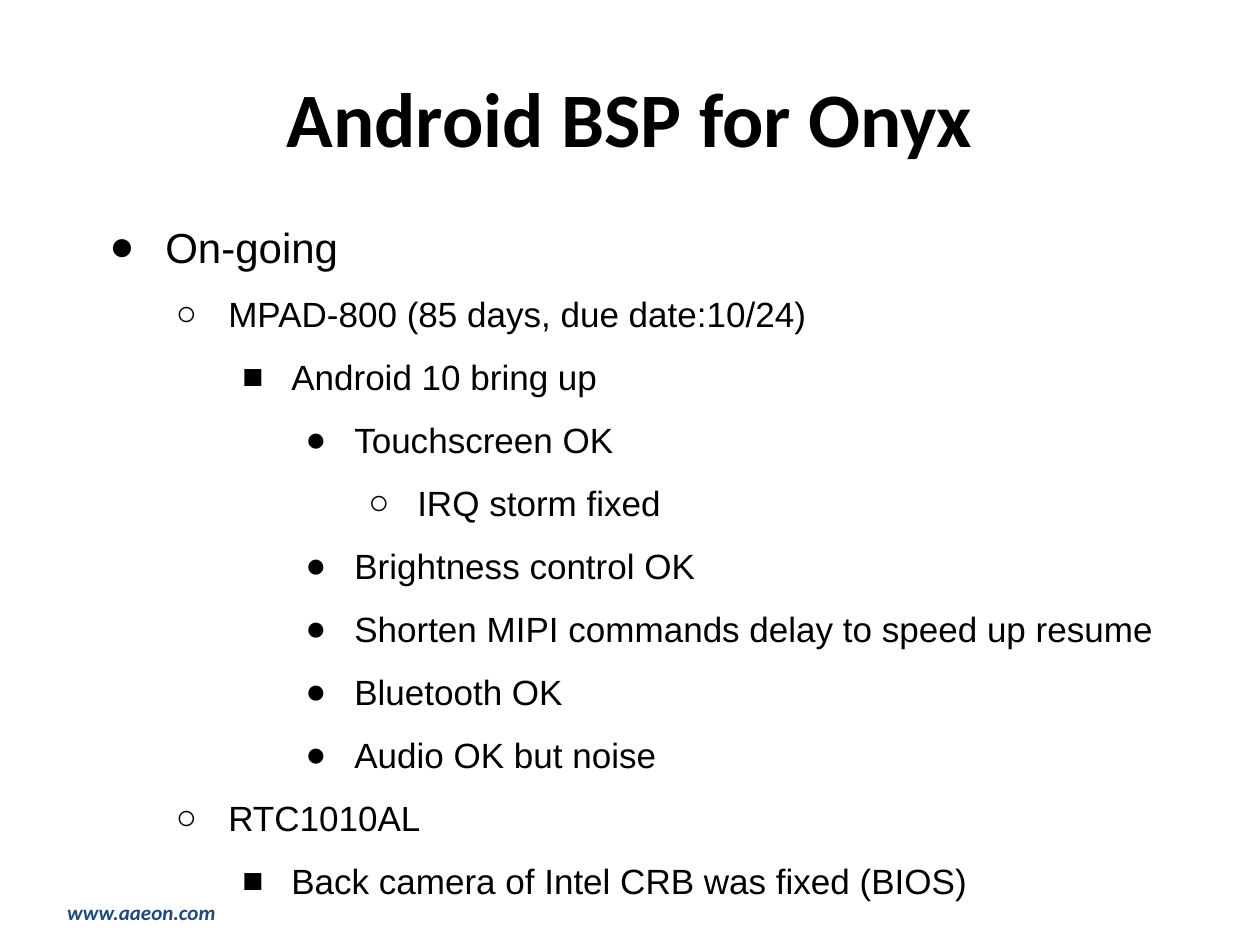
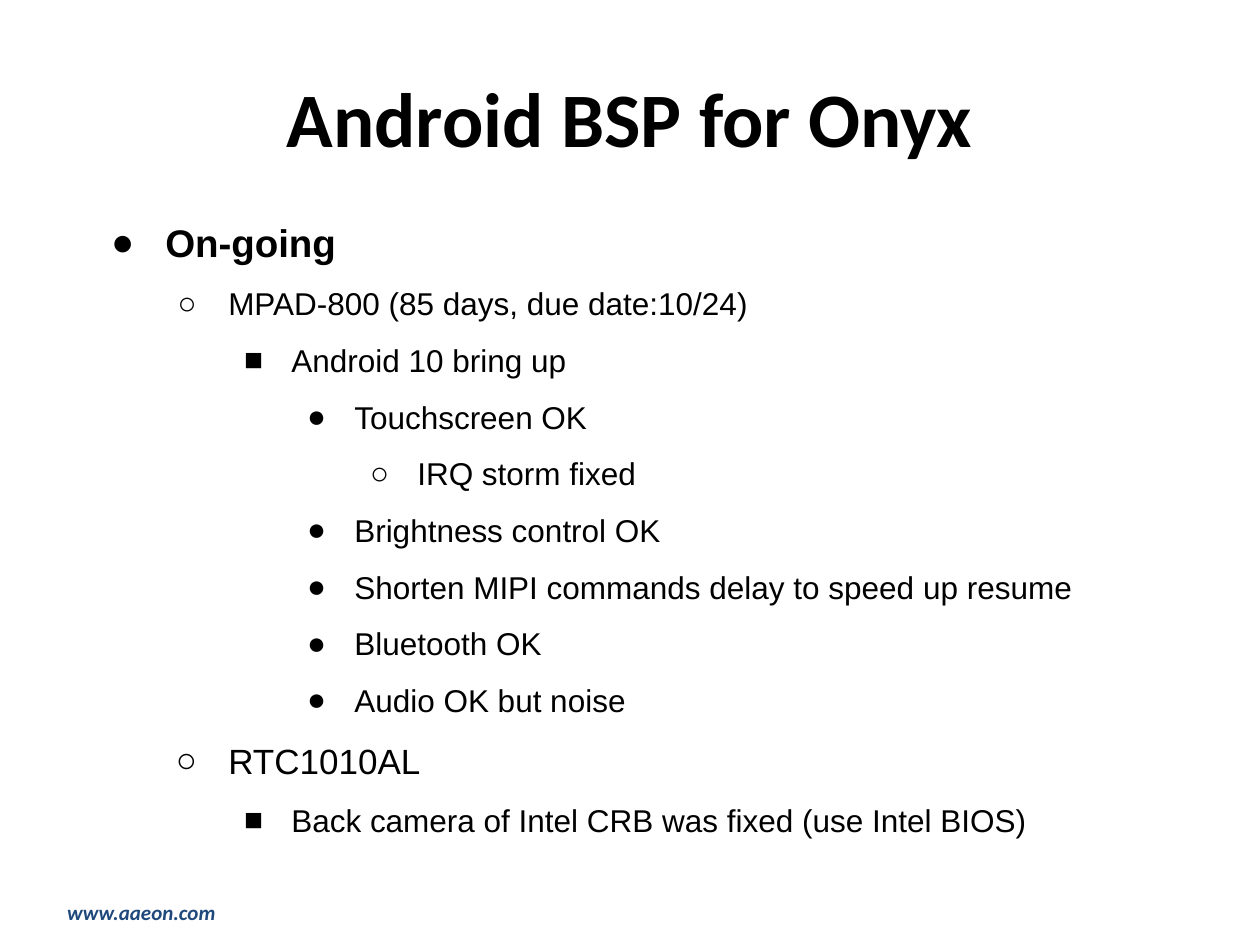
Before and after one commit to hsuziyen/node, a slide deck: slide 23 of 2020週報-0810_0814.pptx (slide 24 before the commit). Drawn at 1260x945 pixels with LibreOffice and Linux fonts; fonts in the diff are those of the drawing; background and template pictures are left out. Boxes give left, top, right and bottom in pixels: in the first picture for what was removed or moved away, otherwise in the second. Text is boxed around its words. In the diff, an @@ line names an element or a change of style, - is before the commit and + after.

```diff
--- a/2020週報-0810_0814.pptx
+++ b/2020週報-0810_0814.pptx
@@ text at bbox=[165, 229, 1072, 713]: size 24 to 22 pt, bold on in "On-going"; size 20 to 18 pt in "MPAD-800 (85 days, due date:10/24)", "Android 10 bring up", "Touchscreen OK", "IRQ storm fixed" and 4 more places; indent changed @@
@@ text at bbox=[291, 809, 1026, 838]: text changed; size 20 to 18 pt @@
-    ■ Back camera of Intel CRB was fixed (BIOS)
+    ■ Back camera of Intel CRB was fixed (use Intel BIOS)
```
Also in this commit, not shown: 13 other slides changed, 3 slides removed, 4 other files.
